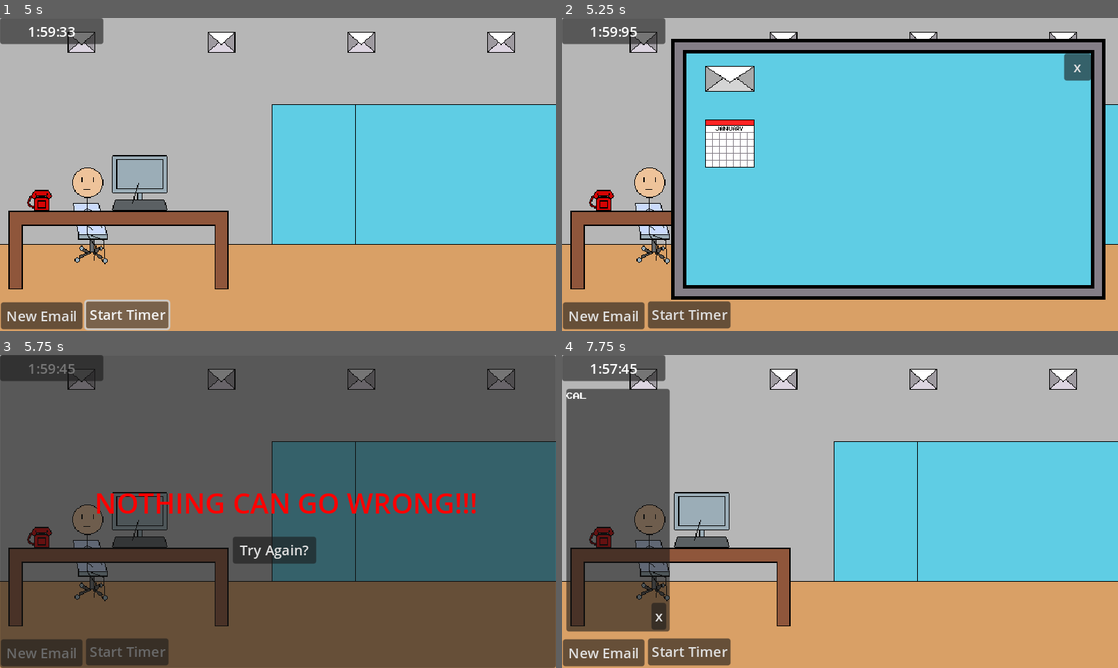
Above: before the commit, frames 1-4 (two rows, left to right).
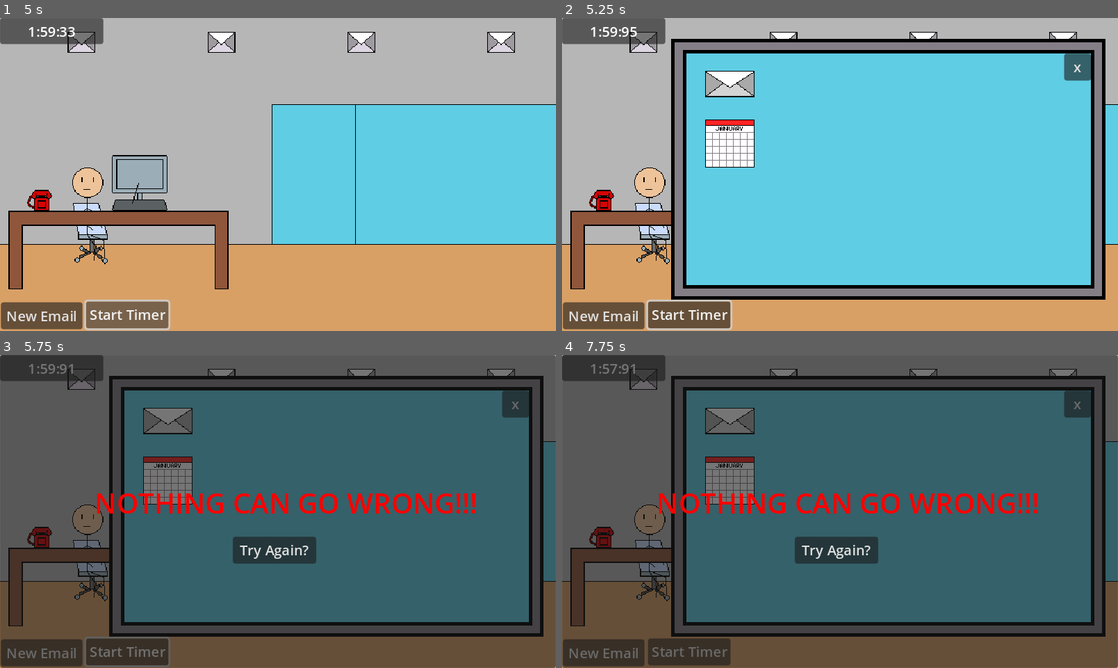
Above: after the commit, the same moments.

Repository: kelleralex04/Brackey-s-Game-Jam
Game: Godot game, scene res://Scenes/main.tscn
Same seed, same stepped clock (60 frames per second), same inputs: the game is played once before the commit and once after it.
Inputs (mouse positions are in pixels of both pictures, inside the frame that each line leads up to):
- Up to frame 1 (5 s): click "New Email" at 0.5 s; click "New Email" at 1.25 s; click "Start Timer" at 2 s; click "Start Timer" at 2.75 s; click "New Email" at 3.5 s; click "Start Timer" at 4.25 s
- Up to frame 2 (5.25 s): tap Enter (ui_accept) at 5, 5.1 s; move the mouse to (701, 183) at 5.02 s; click (701, 183) at 5.17 s
- Up to frame 3 (5.75 s): tap Enter (ui_accept) at 5.27, 5.57 s
- Up to frame 4 (7.75 s): click (1079, 405) at 5.75 s, where only the run after the commit has a clickable "x"; click "Try Again?" at 6.5 s; move the mouse to (600, 536) at 7.27 s; tap Enter (ui_accept) at 7.35, 7.52 s; click (600, 536) at 7.42 s

Frame 1 is identical in both runs. In frame 2, 0.8% of the frame differs, in the area x 15-35%, y 15-100%; in frame 3, 40%; in frame 4, 86%, in the area x 0-100%, y 0-100%.

Commit message:
adds functionality for email icon, more standardized close buttons

Diff:
--- /dev/null
+++ b/Assets/StyleBoxes/button_style_box.tres
@@ -0,0 +1,9 @@
+[gd_resource type="StyleBoxFlat" format=3 uid="uid://d0kup8retrj74"]
+
+[resource]
+bg_color = Color(0.237539, 0.237539, 0.237539, 0.788235)
+border_width_left = 1
+border_width_top = 1
+border_width_right = 1
+border_width_bottom = 1
+border_color = Color(0, 0, 0, 1)
--- /dev/null
+++ b/Assets/StyleBoxes/new_style_box_flat.tres
@@ -0,0 +1,11 @@
+[gd_resource type="StyleBoxFlat" format=3 uid="uid://juvuc54cije3"]
+
+[resource]
+content_margin_left = 6.0
+content_margin_right = 6.0
+bg_color = Color(0.226707, 0.226708, 0.226707, 0.207843)
+border_width_left = 2
+border_width_top = 2
+border_width_right = 2
+border_width_bottom = 2
+border_color = Color(0, 0, 0, 1)
--- /dev/null
+++ b/Scenes/email_icon.gd
@@ -0,0 +1,7 @@
+extends Node2D
+
+signal email_icon_clicked
+
+func _on_area_2d_input_event(viewport: Node, event: InputEvent, shape_idx: int) -> void:
+	if event is InputEventMouseButton and event.is_pressed() and event.button_index == MOUSE_BUTTON_LEFT:
+		email_icon_clicked.emit()
--- /dev/null
+++ b/Scenes/email_icon.tscn
@@ -0,0 +1,28 @@
+[gd_scene load_steps=4 format=3 uid="uid://cackktvcert3i"]
+
+[ext_resource type="Texture2D" uid="uid://dl8d25nlslgoc" path="res://Assets/Sprites/email_icon.png" id="1_ted5n"]
+[ext_resource type="Script" path="res://Scenes/email_icon.gd" id="1_vmtyf"]
+
+[sub_resource type="RectangleShape2D" id="RectangleShape2D_xyatm"]
+size = Vector2(57, 30)
+
+[node name="email_icon" type="Node2D"]
+script = ExtResource("1_vmtyf")
+
+[node name="TextureRect" type="TextureRect" parent="."]
+anchors_preset = 15
+anchor_right = 1.0
+anchor_bottom = 1.0
+grow_horizontal = 2
+grow_vertical = 2
+texture = ExtResource("1_ted5n")
+stretch_mode = 2
+
+[node name="Area2D" type="Area2D" parent="."]
+
+[node name="CollisionShape2D" type="CollisionShape2D" parent="Area2D"]
+visible = false
+position = Vector2(0.5, 0)
+shape = SubResource("RectangleShape2D_xyatm")
+
+[connection signal="input_event" from="Area2D" to="." method="_on_area_2d_input_event"]
--- a/Scenes/main.gd
+++ b/Scenes/main.gd
@@ -3,9 +3,9 @@
 signal typing_finished
 
 @onready var desktop: Node2D = $Desktop
-@onready var example_email_label: Label = $Screen/ExampleEmail/ExampleEmailPanel/ExampleEmailLabel
+@onready var example_email_label: Label = $Screen/ExampleEmailPanel/ExampleEmailLabel
 @onready var email_input: email_class = $Screen/EmailInput
-@onready var example_email: Control = $Screen/ExampleEmail
+@onready var example_email: Panel = $Screen/ExampleEmailPanel
 @onready var taskbar: HBoxContainer = $Taskbar
 @onready var email_task: Control = $Taskbar/EmailTask
 @onready var timer: Timer = $Timer
@@ -16,6 +16,8 @@
 @onready var phone_company_label: Label = $PhonePanel/PhoneVbox/PhoneCompanyLabel
 @onready var phone_reason_label: Label = $PhonePanel/PhoneVbox/PhoneReasonLabel
 @onready var screen: TextureRect = $Screen
+@onready var no_emails_panel: Panel = $Screen/NoEmailsPanel
+@onready var close_email: Button = $Screen/CloseEmail
 
 var minutes: int
 var seconds: int
@@ -23,7 +25,7 @@
 #var open_panel := false
 var desktop_opened := false
 var phone_opened := false
-var task_queue := []
+var email_queue := []
 var new_email: String
 var cur_company: String
 var cur_caller: String
@@ -157,7 +159,7 @@
 
 func _ready() -> void:
 	example_email_label.text = choose_email()
-	task_queue.append([email_task, example_email_label.text])
+	email_queue.append([email_task, example_email_label.text])
 	rand = randi_range(0, 49)
 	cur_company = company_employee[rand][0]
 	cur_caller = company_employee[rand][randi_range(1, 3)]
@@ -176,12 +178,20 @@
 
 	if Input.is_action_just_pressed('ui_accept') and desktop_opened:
 		if email_input.text == example_email_label.text:
-			_on_desktop_clicked()
-			task_queue[0][0].queue_free()
-			task_queue.pop_front()
+			#_on_desktop_clicked()
+			email_queue[0][0].queue_free()
+			email_queue.pop_front()
+			var temp_timer = Timer.new()
+			await get_tree().create_timer(0.01).timeout
 			email_input.text = ''
-			if !task_queue.size():
+			if email_queue.size():
+				example_email_label.text = email_queue[0][1]
+				email_input.grab_focus()
+			else:
 				timer.set_paused(true)
+				email_input.visible = false
+				example_email.visible = false
+				close_email.visible = false
 		else:
 			_on_desktop_clicked()
 			game_over()
@@ -208,13 +218,11 @@
 			email_input.add_theme_color_override('font_color', Color(1, 1, 1))
 
 func _on_desktop_clicked() -> void:
-	#if task_queue.size():
+	#if email_queue.size():
 		#if !open_panel or open_panel and desktop_opened:
 			#open_panel = !open_panel
-	desktop_opened = !desktop_opened
-	screen.visible = !screen.visible
-	example_email_label.text = task_queue[0][1]
-	email_input.grab_focus()
+	desktop_opened = true
+	screen.visible = true
 
 func _on_phone_clicked() -> void:
 	#if !open_panel or open_panel and phone_opened:
@@ -257,7 +265,7 @@
 func _on_new_email_pressed() -> void:
 	var email_task_scene = preload('res://Scenes/email_task.tscn')
 	var new_email_task = email_task_scene.instantiate()
-	task_queue.append([new_email_task, choose_email()])
+	email_queue.append([new_email_task, choose_email()])
 
 	taskbar.add_child(new_email_task)
 
@@ -274,7 +282,27 @@
 	game_over_panel.visible = true
 
 func _on_close_screen_pressed() -> void:
-	_on_desktop_clicked()
+	desktop_opened = false
+	screen.visible = false
 
 func _on_close_phone_pressed() -> void:
 	_on_phone_clicked()
+
+func _on_email_icon_clicked() -> void:
+	if email_queue.size():
+		example_email_label.text = email_queue[0][1]
+		email_input.grab_focus()
+		email_input.visible = true
+		example_email.visible = true
+		close_email.visible = true
+	else:
+		no_emails_panel.modulate.a = 1
+		no_emails_panel.visible = true
+		await get_tree().create_timer(1).timeout
+		var tween = get_tree().create_tween()
+		tween.tween_property(no_emails_panel, "modulate:a", 0, 1)
+
+func _on_close_email_pressed() -> void:
+	email_input.visible = false
+	example_email.visible = false
+	close_email.visible = false
--- a/Scenes/main.tscn
+++ b/Scenes/main.tscn
@@ -10,14 +10,24 @@
 [ext_resource type="Texture2D" uid="uid://bpbc0q840g406" path="res://Assets/Sprites/john_office.png" id="7_lthcq"]
 [ext_resource type="Texture2D" uid="uid://dge34nelojwkh" path="res://Assets/Sprites/screen.png" id="8_3seal"]
 [ext_resource type="Texture2D" uid="uid://m0b13jw25sd2" path="res://Assets/Sprites/calendar_icon.png" id="8_om7dv"]
-[ext_resource type="Texture2D" uid="uid://dl8d25nlslgoc" path="res://Assets/Sprites/email_icon.png" id="9_8p3re"]
+[ext_resource type="FontFile" uid="uid://djd4rrfcad36n" path="res://Assets/Fonts/MedodicaRegular.otf" id="10_0t7c4"]
+[ext_resource type="PackedScene" uid="uid://cackktvcert3i" path="res://Scenes/email_icon.tscn" id="11_1ngsi"]
 [ext_resource type="FontFile" uid="uid://vxm7q8aomuc5" path="res://Assets/Fonts/NESCyrillic.ttf" id="11_gyv0t"]
+[ext_resource type="StyleBox" uid="uid://juvuc54cije3" path="res://Assets/StyleBoxes/new_style_box_flat.tres" id="11_v7qv3"]
+[ext_resource type="StyleBox" uid="uid://d0kup8retrj74" path="res://Assets/StyleBoxes/button_style_box.tres" id="14_7raio"]
+
+[sub_resource type="StyleBoxFlat" id="StyleBoxFlat_wtqrs"]
+content_margin_left = 6.0
+content_margin_right = 6.0
+bg_color = Color(0.247059, 0.247059, 0.247059, 0.827451)
+border_width_left = 2
+border_width_top = 2
+border_width_right = 2
+border_width_bottom = 2
+border_color = Color(0, 0, 0, 1)
 
 [sub_resource type="RectangleShape2D" id="RectangleShape2D_ddnfx"]
 size = Vector2(57, 55)
-
-[sub_resource type="RectangleShape2D" id="RectangleShape2D_pdtc3"]
-size = Vector2(57, 30)
 
 [node name="Main" type="Node2D"]
 script = ExtResource("1_7vj2b")
@@ -71,37 +81,35 @@
 visible = false
 layout_mode = 0
 offset_left = 133.0
-offset_top = 20.0
+offset_top = 19.0
 offset_right = 413.0
-offset_bottom = 140.0
+offset_bottom = 139.0
+theme_override_fonts/font = ExtResource("10_0t7c4")
+theme_override_font_sizes/font_size = 24
+theme_override_styles/normal = SubResource("StyleBoxFlat_wtqrs")
 placeholder_text = "Type here"
 context_menu_enabled = false
 middle_mouse_paste_enabled = false
 wrap_mode = 1
 
-[node name="ExampleEmail" type="Control" parent="Screen"]
-visible = false
-layout_mode = 3
-anchors_preset = 0
-offset_left = -70.0
-offset_top = -30.0
-offset_right = -30.0
-offset_bottom = 10.0
-
-[node name="ExampleEmailPanel" type="Panel" parent="Screen/ExampleEmail"]
-layout_mode = 0
-offset_left = 203.0
-offset_top = 174.0
-offset_right = 483.0
-offset_bottom = 294.0
-
-[node name="ExampleEmailLabel" type="Label" parent="Screen/ExampleEmail/ExampleEmailPanel"]
+[node name="ExampleEmailPanel" type="Panel" parent="Screen"]
+visible = false
+layout_mode = 0
+offset_left = 133.0
+offset_top = 137.0
+offset_right = 413.0
+offset_bottom = 257.0
+
+[node name="ExampleEmailLabel" type="Label" parent="Screen/ExampleEmailPanel"]
 layout_mode = 1
 anchors_preset = 15
 anchor_right = 1.0
 anchor_bottom = 1.0
 grow_horizontal = 2
 grow_vertical = 2
+theme_override_fonts/font = ExtResource("10_0t7c4")
+theme_override_font_sizes/font_size = 24
+theme_override_styles/normal = ExtResource("11_v7qv3")
 text = "Type this"
 autowrap_mode = 2
 
@@ -136,28 +144,48 @@
 position = Vector2(28.5, 27.5)
 shape = SubResource("RectangleShape2D_ddnfx")
 
-[node name="EmailIcon" type="Control" parent="Screen"]
-anchors_preset = 0
-offset_left = 39.0
-offset_top = 31.0
-offset_right = 96.0
-offset_bottom = 61.0
-
-[node name="TextureRect" type="TextureRect" parent="Screen/EmailIcon"]
+[node name="email_icon" parent="Screen" instance=ExtResource("11_1ngsi")]
+position = Vector2(67, 52)
+
+[node name="NoEmailsPanel" type="Panel" parent="Screen"]
+visible = false
+layout_mode = 0
+offset_left = 163.0
+offset_top = 98.0
+offset_right = 362.0
+offset_bottom = 123.0
+
+[node name="NoEmailsLabel" type="Label" parent="Screen/NoEmailsPanel"]
 layout_mode = 1
 anchors_preset = 15
 anchor_right = 1.0
 anchor_bottom = 1.0
 grow_horizontal = 2
 grow_vertical = 2
-texture = ExtResource("9_8p3re")
-stretch_mode = 2
-
-[node name="Area2D" type="Area2D" parent="Screen/EmailIcon"]
-
-[node name="CollisionShape2D" type="CollisionShape2D" parent="Screen/EmailIcon/Area2D"]
-position = Vector2(28.5, 15)
-shape = SubResource("RectangleShape2D_pdtc3")
+theme_override_fonts/font = ExtResource("10_0t7c4")
+theme_override_font_sizes/font_size = 24
+text = "No Emails Remaining"
+horizontal_alignment = 1
+
+[node name="CloseEmail" type="Button" parent="Screen"]
+visible = false
+layout_mode = 0
+offset_left = 239.0
+offset_top = 259.0
+offset_right = 286.0
+offset_bottom = 279.0
+theme_override_fonts/font = ExtResource("10_0t7c4")
+theme_override_font_sizes/font_size = 20
+theme_override_styles/focus = ExtResource("14_7raio")
+theme_override_styles/hover_pressed_mirrored = ExtResource("14_7raio")
+theme_override_styles/hover_pressed = ExtResource("14_7raio")
+theme_override_styles/hover_mirrored = ExtResource("14_7raio")
+theme_override_styles/hover = ExtResource("14_7raio")
+theme_override_styles/pressed_mirrored = ExtResource("14_7raio")
+theme_override_styles/pressed = ExtResource("14_7raio")
+theme_override_styles/normal_mirrored = ExtResource("14_7raio")
+theme_override_styles/normal = ExtResource("14_7raio")
+text = "Close"
 
 [node name="PhonePanel" type="Panel" parent="."]
 visible = false
@@ -266,6 +294,8 @@
 [connection signal="phone_clicked" from="Phone" to="." method="_on_phone_clicked"]
 [connection signal="text_changed" from="Screen/EmailInput" to="." method="_on_email_input_text_changed"]
 [connection signal="pressed" from="Screen/CloseScreen" to="." method="_on_close_screen_pressed"]
+[connection signal="email_icon_clicked" from="Screen/email_icon" to="." method="_on_email_icon_clicked"]
+[connection signal="pressed" from="Screen/CloseEmail" to="." method="_on_close_email_pressed"]
 [connection signal="pressed" from="PhonePanel/ClosePhone" to="." method="_on_close_phone_pressed"]
 [connection signal="pressed" from="NewEmail" to="." method="_on_new_email_pressed"]
 [connection signal="pressed" from="StartTimer" to="." method="_on_start_timer_pressed"]
Binary file added: Assets/Fonts/MedodicaRegular.otf
Not shown, added: Assets/Fonts/MedodicaRegular.otf.import
Not shown, added: Assets/Fonts/medodica_license_read_me.txt
Binary file added: Assets/Fonts/medodica_preview_01.png
Not shown, added: Assets/Fonts/medodica_preview_01.png.import
Binary file added: Assets/Fonts/medodica_preview_02.png
Not shown, added: Assets/Fonts/medodica_preview_02.png.import
Binary file added: Assets/Fonts/medodica_preview_03.png
Not shown, added: Assets/Fonts/medodica_preview_03.png.import
Binary file added: Assets/Fonts/medodica_preview_04.png
Not shown, added: Assets/Fonts/medodica_preview_04.png.import
Not shown: 1 places in Scenes/main.tscn that only renumber resources
